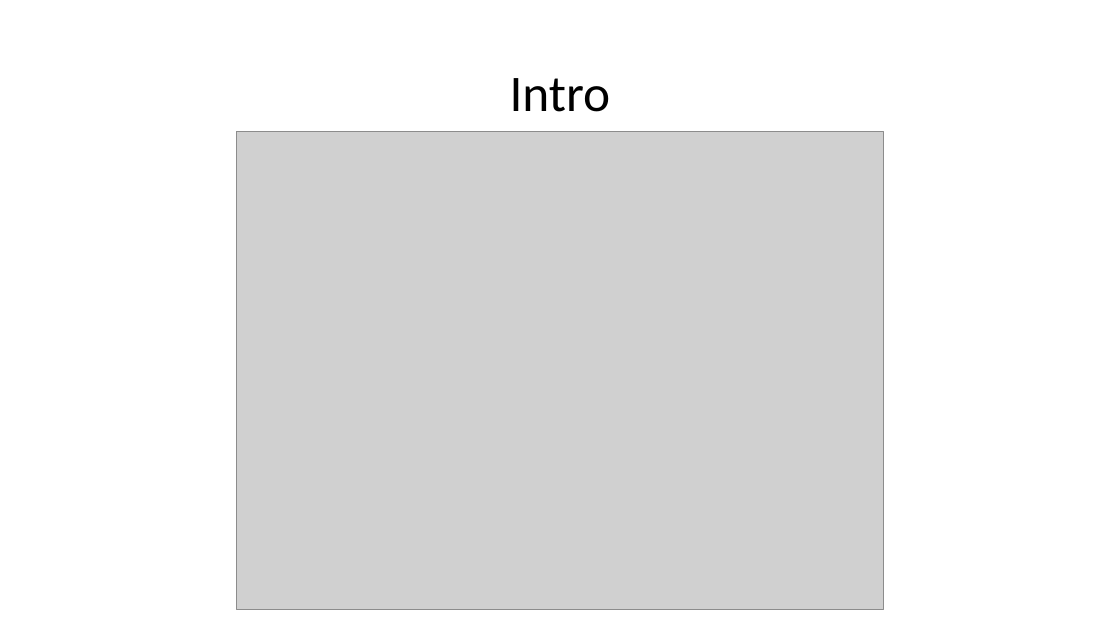
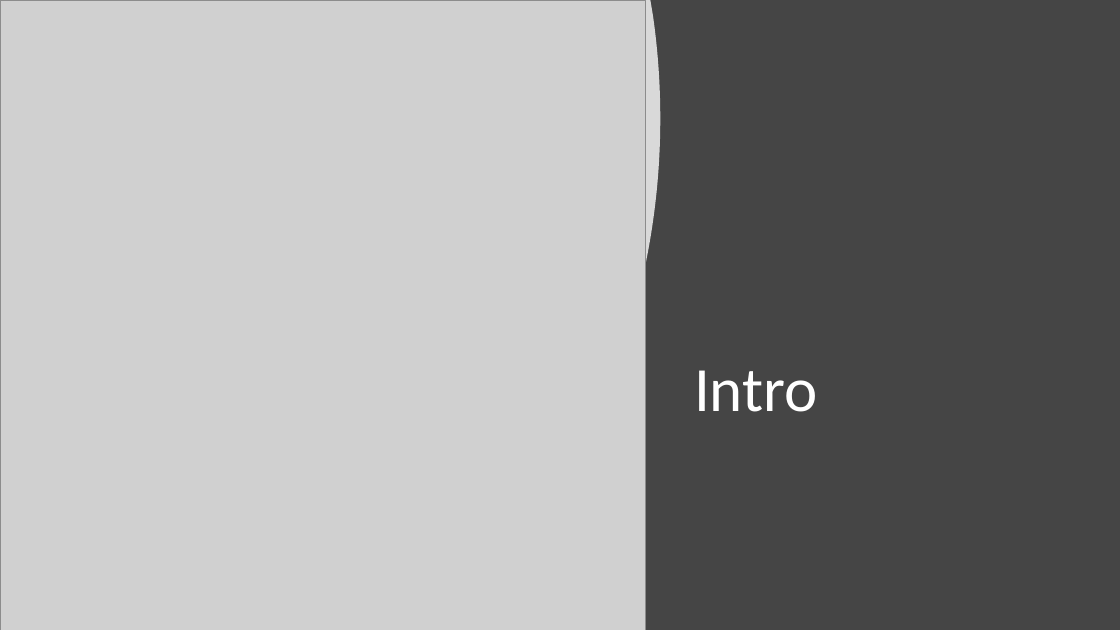
Before and after one commit to Arouven/Network, a slide deck: slide 2 of Proj2/Presentation.pptx. Drawn at 1120x630 pixels with LibreOffice and Linux fonts; fonts in the diff are those of the drawing; grey boxes stand for pictures. Boxes give left, top, right and bottom in pixels: in the first picture for what was removed or moved away, otherwise in the second. Text is boxed around its words. In the diff, an @@ line names an element or a change of style, - is before the commit and + after.

```diff
--- a/Proj2/Presentation.pptx
+++ b/Proj2/Presentation.pptx
@@ background #FFFFFF to #454545 @@
@@ picture resized from (x1=236, y1=132, x2=884, y2=610) to (x1=0, y1=0, x2=646, y2=630) @@
@@ freeform shape added at (x1=0, y1=0, x2=660, y2=630), fill #FFFFFF at 80% opacity @@
@@ title "Intro" moved from (x1=510, y1=78, x2=611, y2=112) to (x1=694, y1=370, x2=818, y2=412) @@
@@ title "Intro" at (x1=694, y1=370, x2=818, y2=412): size 44 to 54 pt, text colour #000000 to #FFFFFF; alignment centre to left; vertical alignment middle to bottom @@
```
Also in this commit, not shown: 2 other slides changed, 9 slides added, 1 other file.
